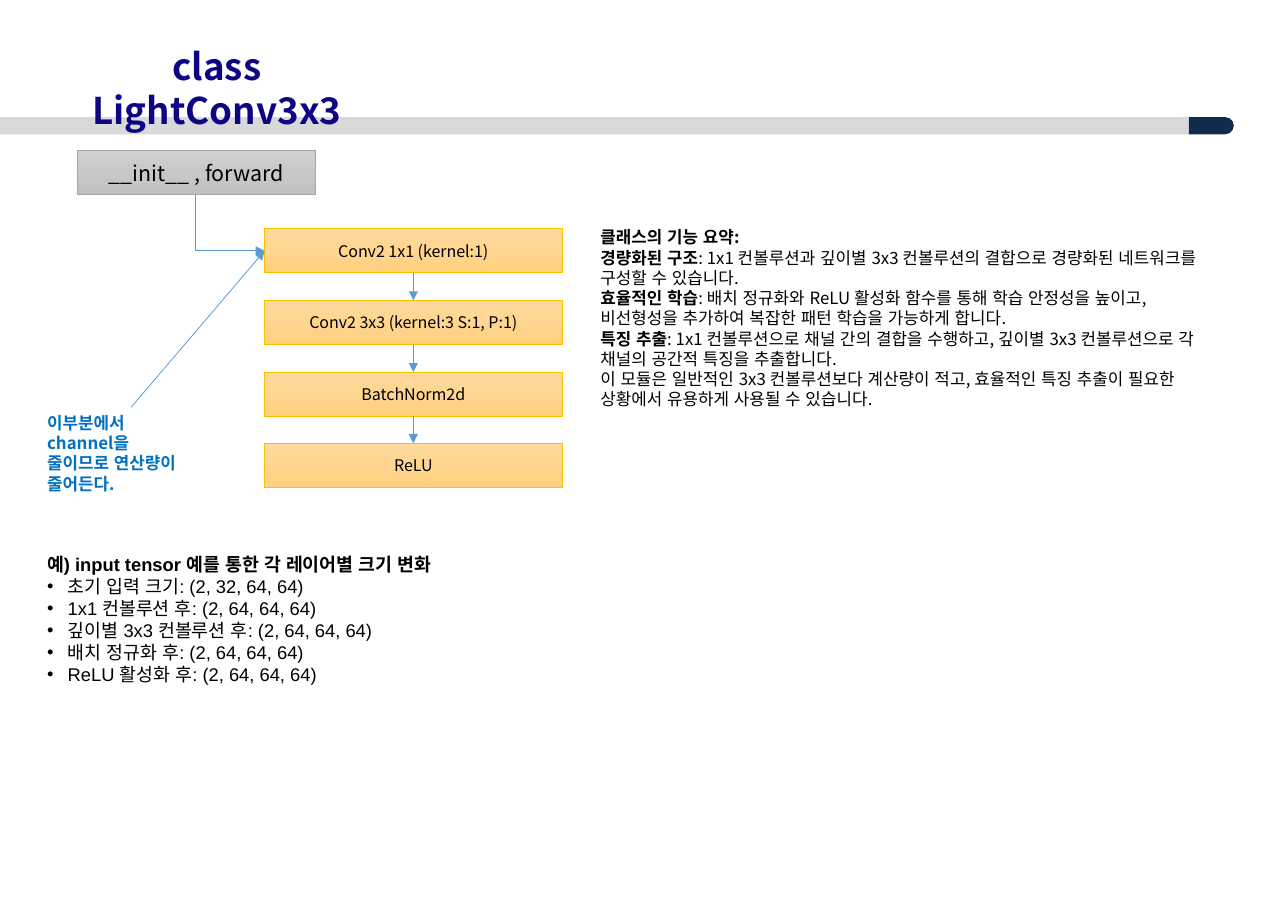
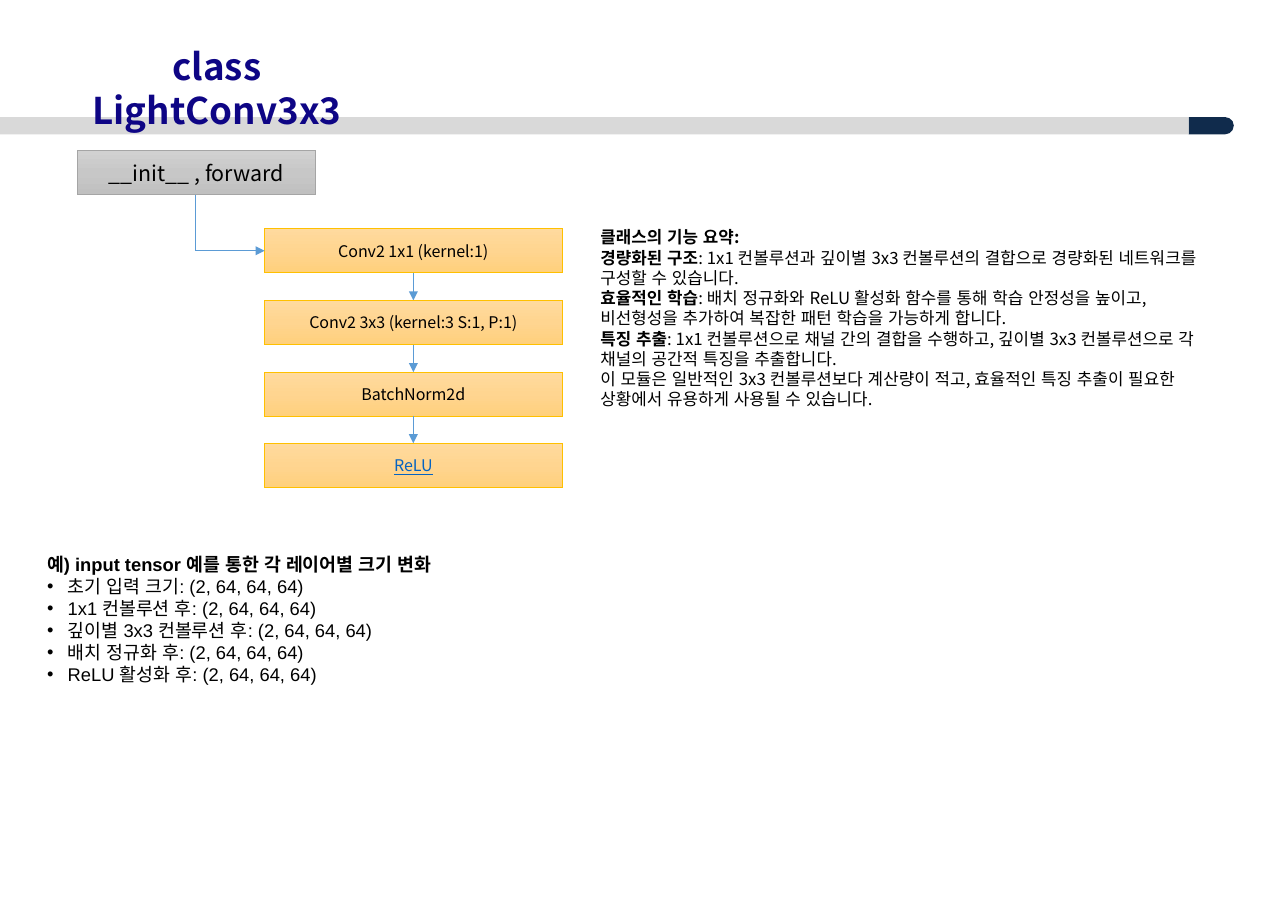
Before and after one commit to ksyoon70/deep-person-reid, a slide deck: slide 19 of deep-person-reid_이해.pptx (slide 13 before the commit). Drawn at 1288x911 pixels with LibreOffice and Linux fonts; fonts in the diff are those of the drawing; background and template pictures are left out. Boxes give left, top, right and bottom in pixels: in the first picture for what was removed or moved away, otherwise in the second. Text is boxed around its words. In the diff, an @@ line names an element or a change of style, - is before the commit and + after.

```diff
--- a/deep-person-reid_이해.pptx
+++ b/deep-person-reid_이해.pptx
@@ arrow removed from (131, 408) to (264, 251) @@
@@ text removed at [47,415,176,492] @@
-이부분에서 channel을 줄이므로 연산량이 줄어든다.
@@ rectangle "ReLU" at [264,443,562,487]: text colour #000000 to #0563C1, underline on @@
@@ text at [68,574,303,596]: text changed @@
-• 초기 입력 크기: (2, 32, 64, 64)
+• 초기 입력 크기: (2, 64, 64, 64)
```
Also in this commit, not shown: 10 other slides changed, 10 slides added, 2 other files.
